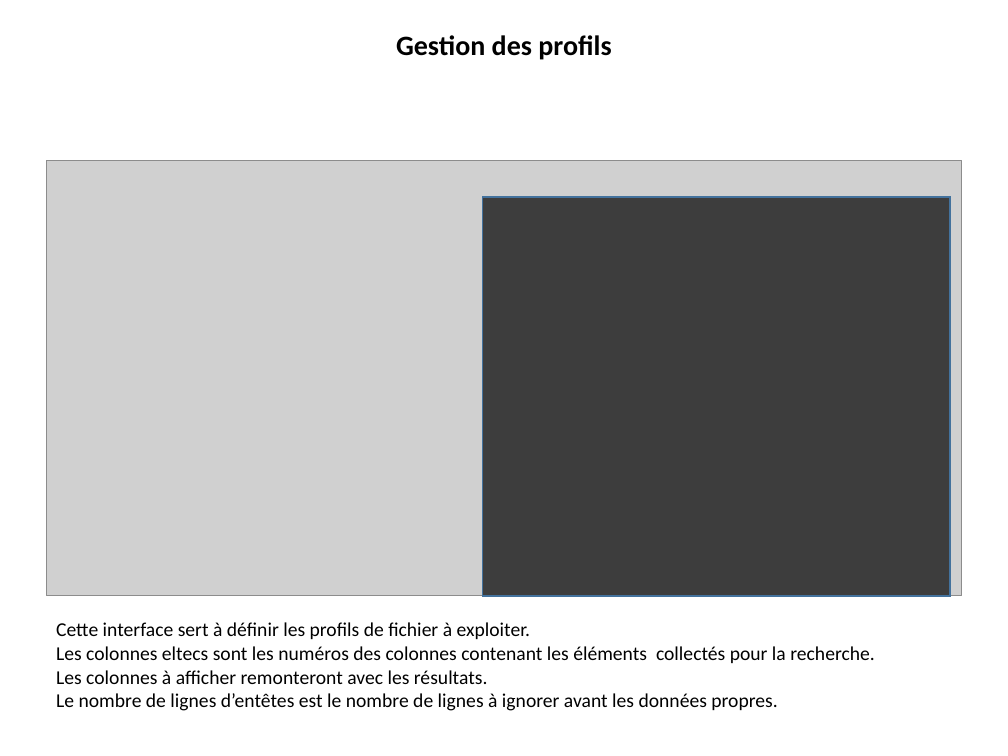
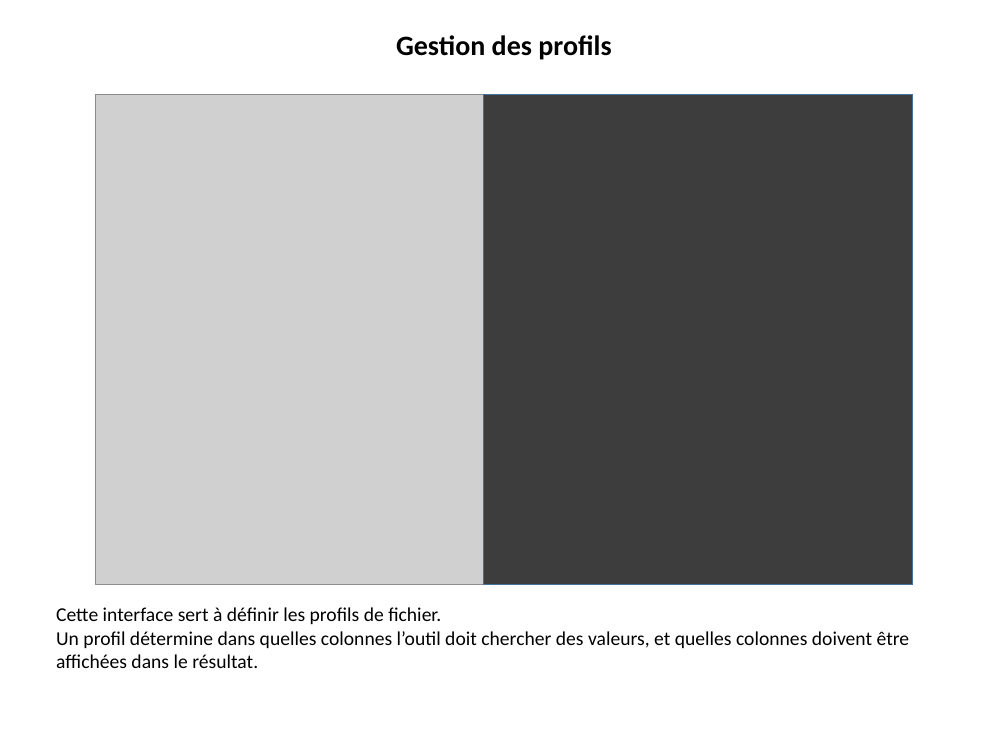
Before and after one commit to 20100dbg/MultiRechercheExcel, a slide deck: slide 4 of TUTO_MultiRechercheExcel.pptx. Drawn at 1008x756 pixels with LibreOffice and Linux fonts; fonts in the diff are those of the drawing; grey boxes stand for pictures; background and template pictures are left out. Boxes give left, top, right and bottom in pixels: in the first picture for what was removed or moved away, otherwise in the second. Text is boxed around its words. In the diff, an @@ line names an element or a change of style, - is before the commit and + after.

```diff
--- a/TUTO_MultiRechercheExcel.pptx
+++ b/TUTO_MultiRechercheExcel.pptx
@@ picture: place and size @@
-picture at bbox=[46, 160, 962, 596]
+picture at bbox=[96, 95, 913, 585]
@@ rectangle: place and size @@
-rectangle at bbox=[483, 197, 951, 596]
+rectangle at bbox=[484, 95, 912, 585]
@@ text at bbox=[56, 607, 910, 668]: text changed @@
-Cette interface sert à définir les profils de fichier à exploiter.
-Les colonnes eltecs sont les numéros des colonnes contenant les éléments collectés pour la recherche.
-Les colonnes à afficher remonteront avec les résultats.
-Le nombre de lignes d’entêtes est le nombre de lignes à ignorer avant les données propres.
+Cette interface sert à définir les profils de fichier.
+Un profil détermine dans quelles colonnes l’outil doit chercher des valeurs, et quelles colonnes doivent être affichées dans le résultat.
```
Also in this commit, not shown: 3 other slides changed, 1 slide added, 2 other files.
